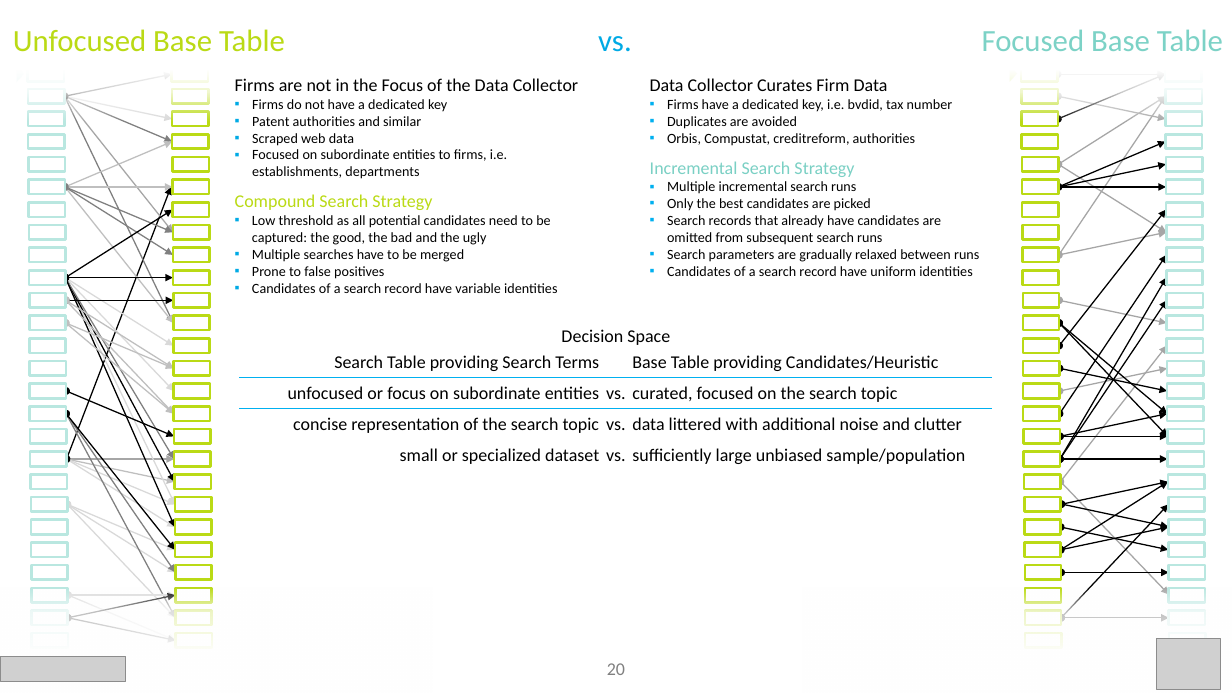
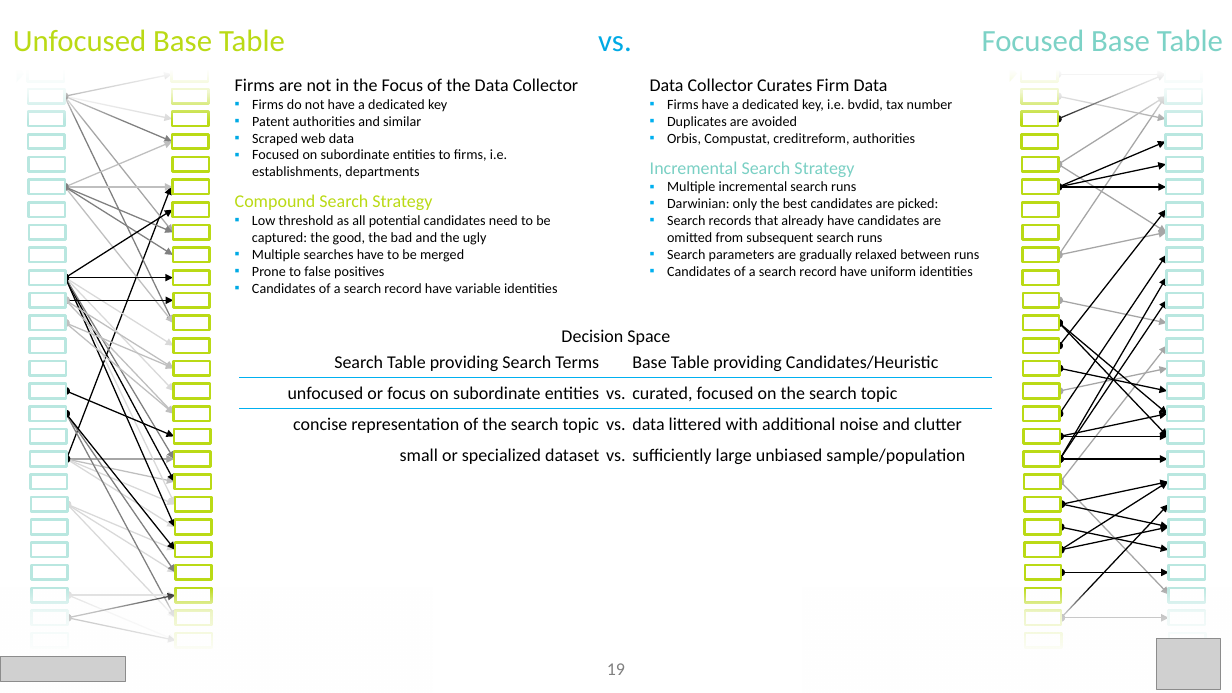
Before and after one commit to ThorstenDoherr/searchengine, a slide deck: slide 19 of doc/SearchEngine_Slides.pptx (slide 20 before the commit). Drawn at 1232x693 pixels with LibreOffice and Linux fonts; fonts in the diff are those of the drawing; grey boxes stand for pictures; background and template pictures are left out. Boxes give left, top, right and bottom in pixels: in the first picture for what was removed or moved away, otherwise in the second. Text is boxed around its words. In the diff, an @@ line names an element or a change of style, - is before the commit and + after.

```diff
--- a/doc/SearchEngine_Slides.pptx
+++ b/doc/SearchEngine_Slides.pptx
@@ text at (667,198,939,211): text changed @@
-▪ Only the best candidates are picked
+▪ Darwinian: only the best candidates are picked:
@@ page number at (607,663,625,675): text changed @@
-20
+19
```
Also in this commit, not shown: 6 other slides changed, 1 slide added, 1 other file.
